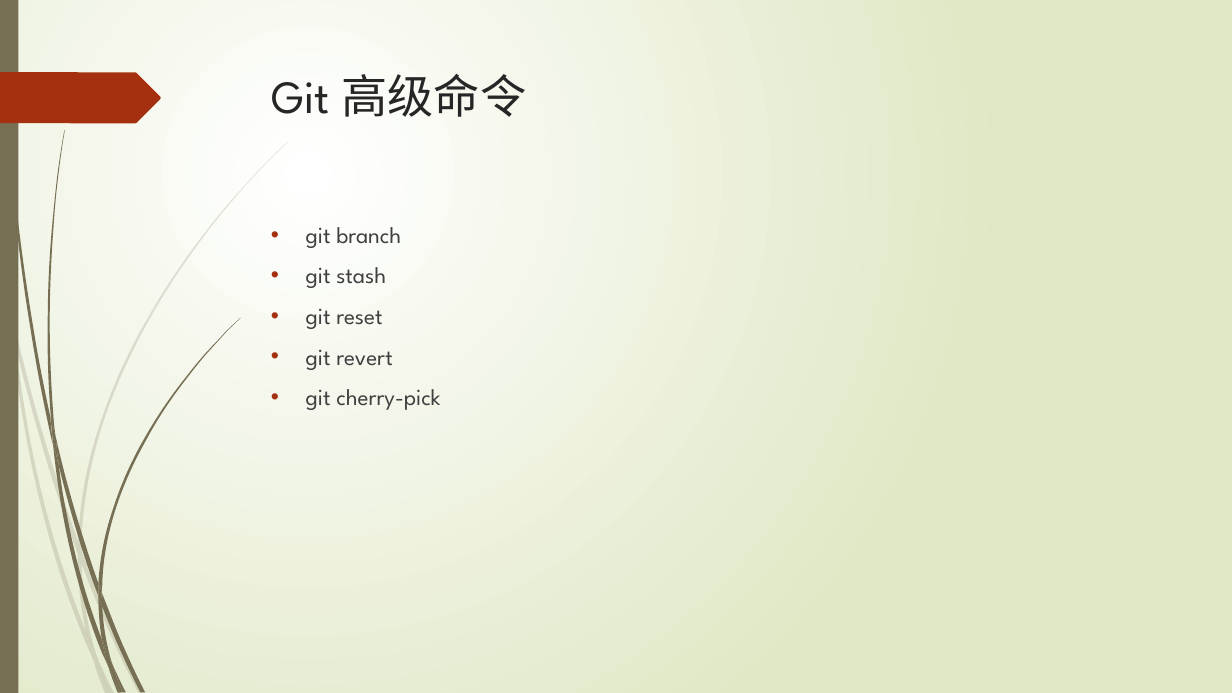
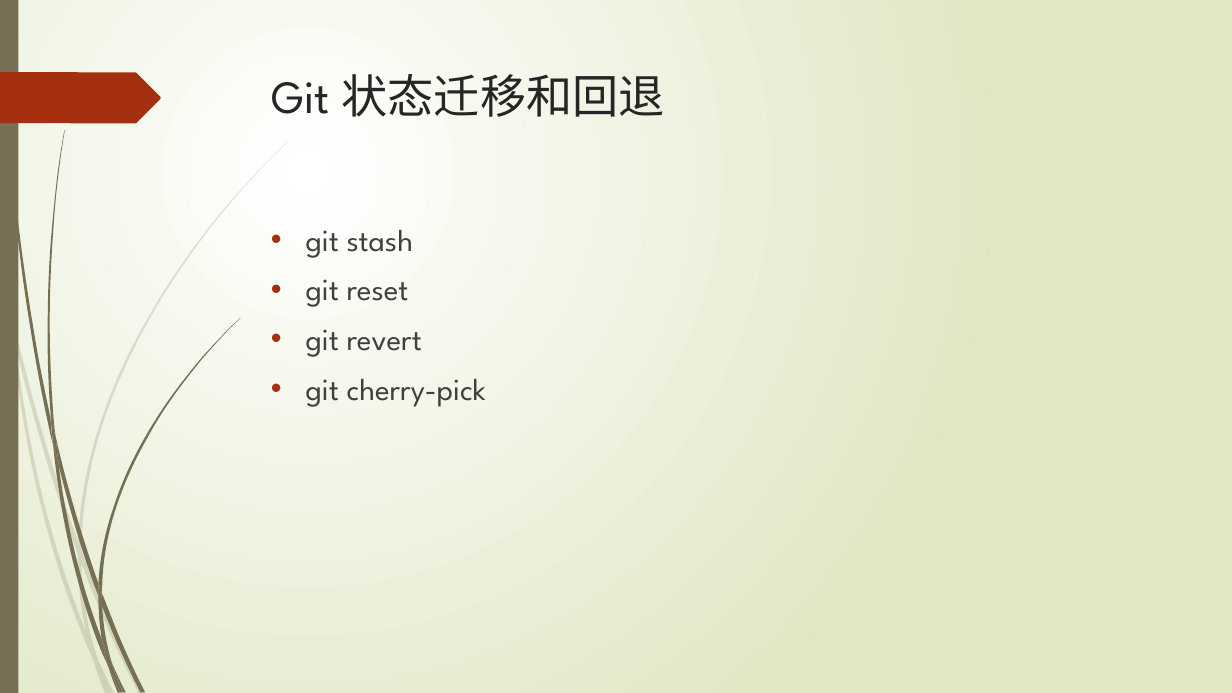
Before and after one commit to watercolor/gitppt, a slide deck: slide 26 of Git.pptx (slide 24 before the commit). Drawn at 1232x693 pixels with LibreOffice and Linux fonts; fonts in the diff are those of the drawing. Boxes give left, top, right and bottom in pixels: in the first picture for what was removed or moved away, otherwise in the second. Text is boxed around its words. In the diff, an @@ line names an element or a change of style, - is before the commit and + after.

Commit message:
commit git ppt

```diff
--- a/Git.pptx
+++ b/Git.pptx
@@ title at [271, 74, 664, 117]: text changed @@
-Git 高级命令
+Git 状态迁移和回退
@@ text "git stash" at [306, 230, 486, 407]: size 18 to 24 pt @@
@@ text at [306, 227, 401, 248]: paragraph removed @@
-• git branch
```
Also in this commit, not shown: 5 other slides changed, 6 slides added.
